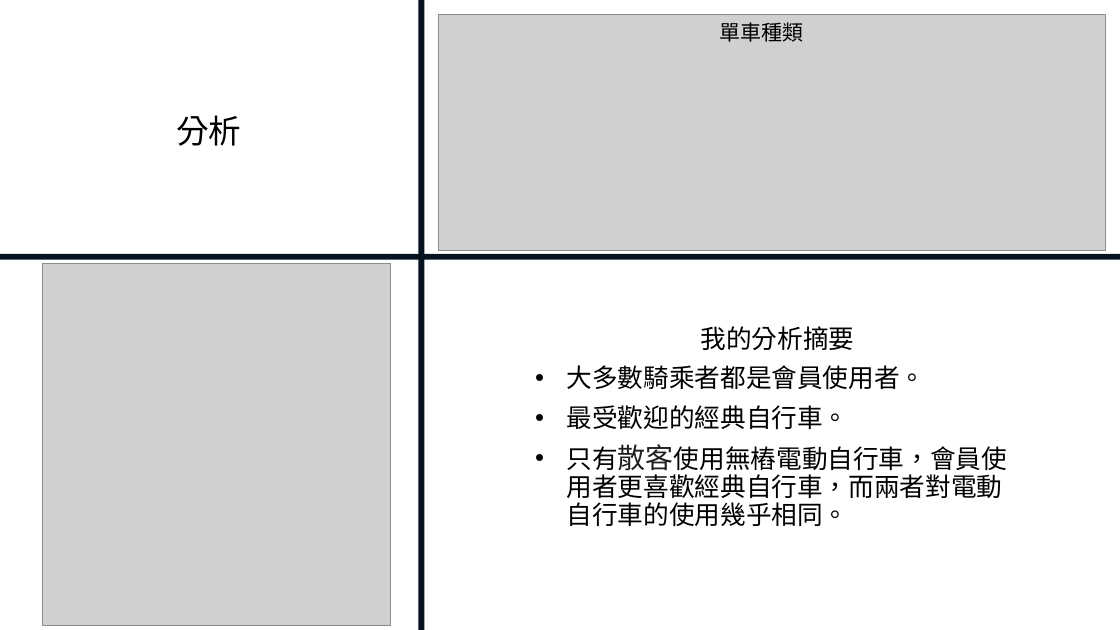
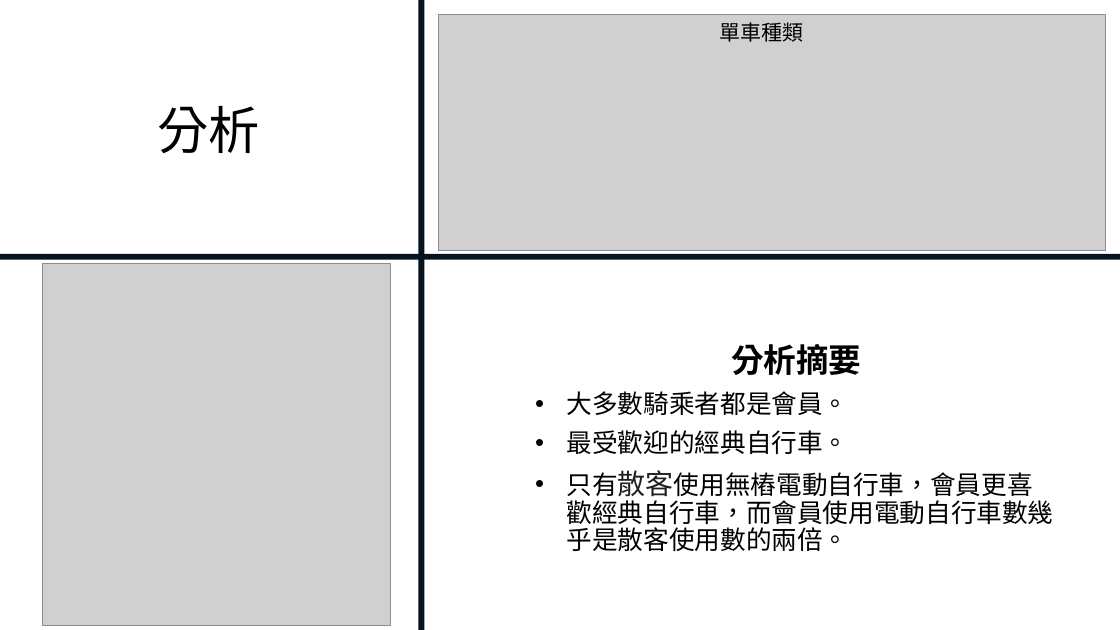
Before and after one commit to y4611676/Unanimous-Project, a slide deck: slide 10 of Bike_Share/共享單車如何成功.pptx. Drawn at 1120x630 pixels with LibreOffice and Linux fonts; fonts in the diff are those of the drawing; grey boxes stand for pictures. Boxes give left, top, right and bottom in pixels: in the first picture for what was removed or moved away, otherwise in the second. Text is boxed around its words. In the diff, an @@ line names an element or a change of style, - is before the commit and + after.

```diff
--- a/Bike_Share/共享單車如何成功.pptx
+++ b/Bike_Share/共享單車如何成功.pptx
@@ title "分析" at bbox=[157, 106, 260, 154]: size 28 to 44 pt @@
@@ text at bbox=[567, 344, 862, 415]: text changed @@
-我的分析摘要
-• 大多數騎乘者都是會員使用者。
+分析摘要
+• 大多數騎乘者都是會員。
@@ text at bbox=[567, 470, 1054, 551]: text changed @@
-• 只有散客使用無樁電動自行車，會員使用者更喜歡經典自行車，而兩者對電動自行車的使用幾乎相同。
+• 只有散客使用無樁電動自行車，會員更喜歡經典自行車，而會員使用電動自行車數幾乎是散客使用數的兩倍。
```
Also in this commit, not shown: 12 other slides changed, 1 other file.
